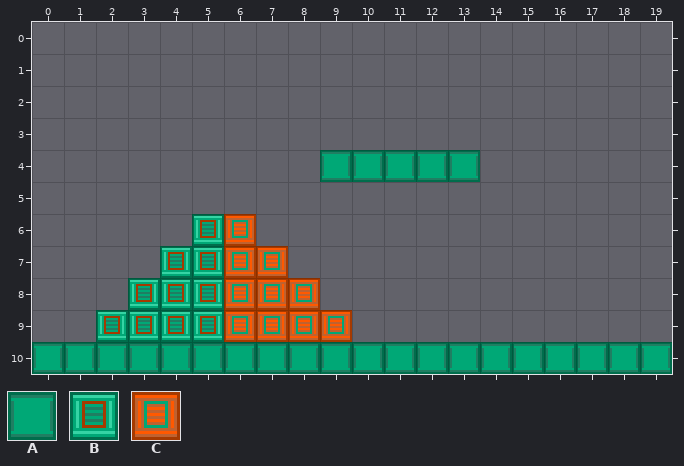
Tiled map -- res/maps/test.tmx. That is the earlier state.
Cells are 16x16 px. Shown: x 0..19, y 0..10.
Key: from "tiles": A 0, B 3, C 19.
_ is an empty cell.
Layer "Tile Layer 1" before, first column x 0:
 0 ____________________
 1 ____________________
 2 ____________________
 3 ____________________
 4 _________AAAAA______
 5 ____________________
 6 _____BC_____________
 7 ____BBCC____________
 8 ___BBBCCC___________
 9 __BBBBCCCC__________
10 AAAAAAAAAAAAAAAAAAAA
After the commit:
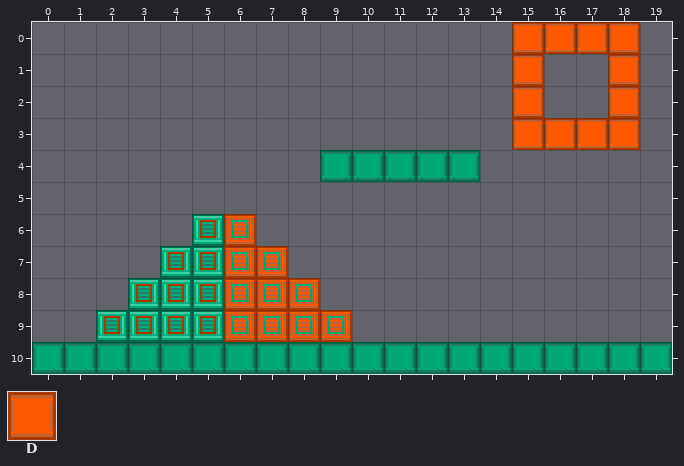
Further tiles: from "tiles": D 16.
Diff:
{"where": "layer \"Tile Layer 1\""}
{"y":0,"x":15,"old":"____","new":"DDDD"}
{"y":1,"x":15,"old":"_","new":"D"}
{"y":1,"x":18,"old":"_","new":"D"}
{"y":2,"x":15,"old":"_","new":"D"}
{"y":2,"x":18,"old":"_","new":"D"}
{"y":3,"x":15,"old":"____","new":"DDDD"}
